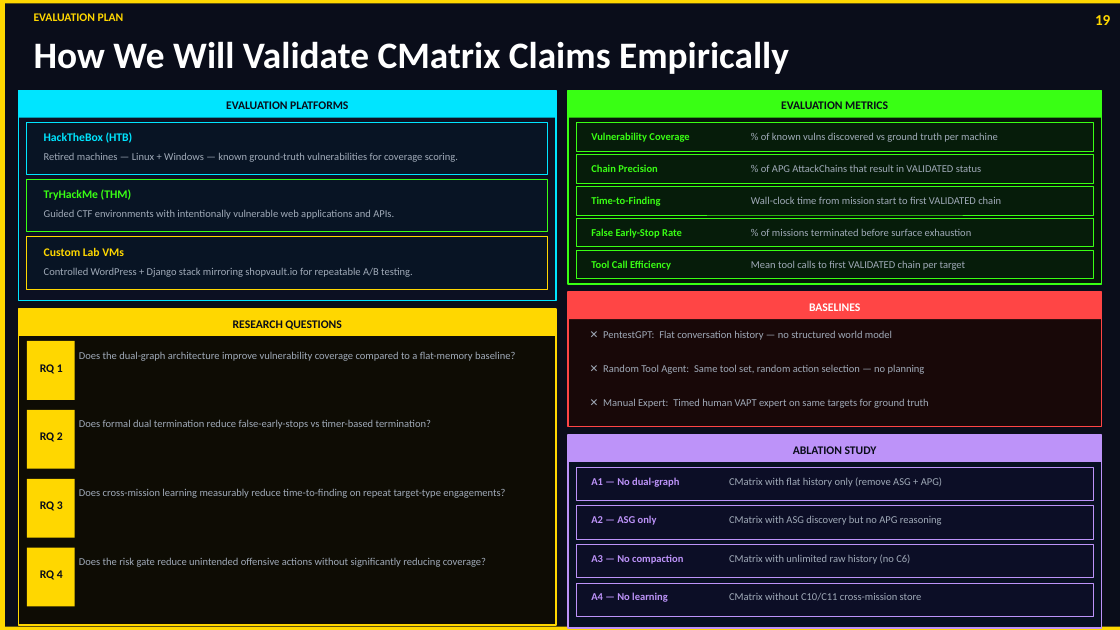
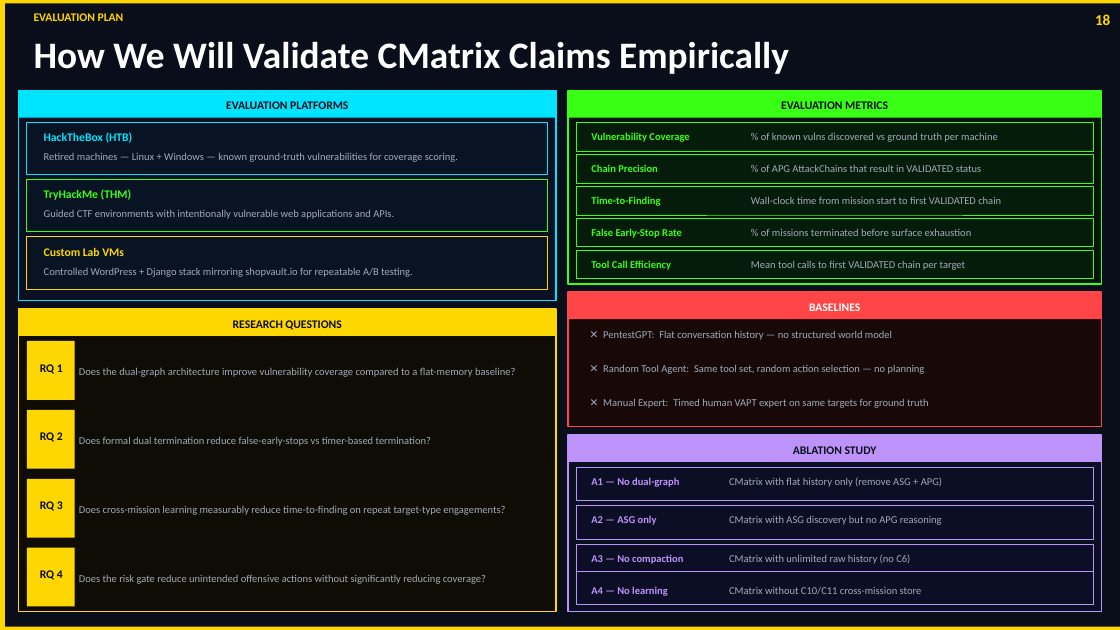
Before and after one commit to nishan-paul-2022/cmatrix-agentic-red-team, a slide deck: slide 18 of docs/paper-thesis/ppt/presentation-final.pptx (slide 19 before the commit). Drawn at 1120x630 pixels with LibreOffice and Linux fonts; fonts in the diff are those of the drawing. Boxes give left, top, right and bottom in pixels: in the first picture for what was removed or moved away, otherwise in the second. Text is boxed around its words. In the diff, an @@ line names an element or a change of style, - is before the commit and + after.

```diff
--- a/docs/paper-thesis/ppt/presentation-final.pptx
+++ b/docs/paper-thesis/ppt/presentation-final.pptx
@@ rectangle: place and size @@
-rectangle at bbox=[18, 309, 556, 625]
+rectangle at bbox=[18, 309, 556, 612]
@@ rectangle: place and size @@
-rectangle at bbox=[568, 435, 1102, 628]
+rectangle at bbox=[568, 435, 1102, 612]
@@ vertical alignment top to middle in 4 elements at bbox=[79, 367, 515, 377], bbox=[79, 436, 431, 446], bbox=[79, 505, 505, 515], bbox=[79, 574, 486, 584] @@
@@ rectangle: place and size @@
-rectangle at bbox=[576, 583, 1093, 617]
+rectangle at bbox=[576, 571, 1093, 605]
@@ text "A4 — No learning": place and size @@
-text "A4 — No learning" at bbox=[591, 592, 668, 602]
+text "A4 — No learning" at bbox=[591, 586, 668, 596]
@@ text "CMatrix without C10/C11 cross-mission store": place and size @@
-text "CMatrix without C10/C11 cross-mission store" at bbox=[729, 593, 922, 601]
+text "CMatrix without C10/C11 cross-mission store" at bbox=[729, 587, 922, 595]
```
Also in this commit, not shown: 7 other slides changed, 2 slides removed, 1 other file.
